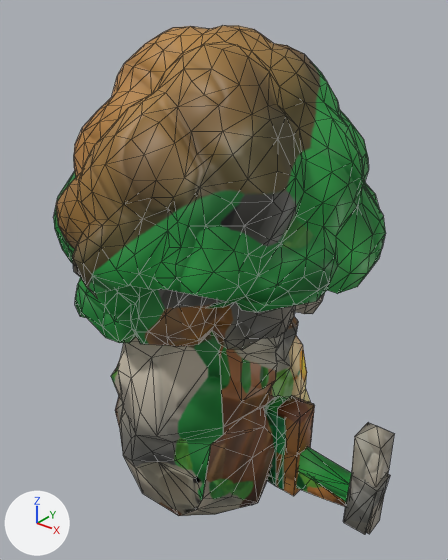
An edit to the Blender file source_files/props.blend, drawn before and after from the same camera.
Both versions are drawn from a 50 mm lens placed at (5.31, -6.33, 7.01), pointed at (0.34, -0.12, 3.16). Every picture has the same lights, and +X, +Y and +Z are marked at lower left. The first picture is the older version. Mesh edges are drawn as thin lines.

In view in the first picture: 'Fence_00', 'Fence_01', 'Fence_03', 'Rock_02', 'Tree_00', 'Tree_01' and 1 more.
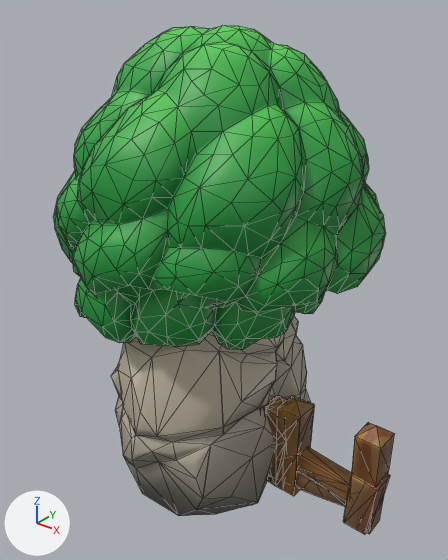
Boxes (x1, y1, x2, y2) around the edits, measured in the pictures (448 x 560 px; the box of a moved part takes in the faces that stretch with it):
part 1 of me_mesh_21, surface changed
    both: (264, 409, 390, 534)
part 2 of me_mesh_22, surface changed
    both: (258, 396, 394, 534)
part 3 of me_mesh_8, moved or reshaped
    before: (212, 418, 263, 444)
    after: (220, 338, 277, 354)
part 4 of me_mesh_8, moved or reshaped
    before: (220, 338, 277, 354)
    after: (212, 418, 263, 444)
part 5 of me_mesh_8, surface changed
    both: (111, 316, 311, 516)
part 6 of me_mesh_2, surface changed
    both: (54, 171, 324, 350)
part 7 of me_mesh_3, surface changed
    both: (56, 25, 384, 476)

Edits to the bpy script that builds the scene:
```text
Change me_mesh_21:
    where me_mesh_21.from_pydata(...)  # 114 vertices, 127 faces; spans x -0.41..3.03, y -0.29..0.16, z -0.03..1.42
    used by ob_fence_00; location = (0.0, 0.0, 0.0)
    me_mesh_21 part 1: texture (UV) coordinates of 127 of 127 faces, centred in x -0.41..3.02, y -0.28..0.16, z 0.0..1.41, changed; they spanned u 0.0..1.0, v 0.08..0.94 and now span u 0.04..0.7, v 0.17..0.93
Change me_mesh_22:
    where me_mesh_22.from_pydata(...)  # 114 vertices, 131 faces; spans x -0.15..3.0, y -0.33..0.19, z -0.03..1.74
    used by ob_fence_01; location = (0.0, 0.0, 0.0)
    me_mesh_22 part 2: texture (UV) coordinates of 131 of 131 faces, centred in x -0.14..2.99, y -0.31..0.19, z 0.03..1.64, changed; they spanned u 0.11..0.98, v 0.08..0.87 and now span u 0.2..0.78, v 0.41..0.98
Change me_mesh_8:
    where me_mesh_8.from_pydata(...)  # 297 vertices, 444 faces; spans x -1.48..1.41, y -1.72..1.68, z -0.49..3.55
    used by ob_rock_02; location = (0.0, 0.0, 0.0)
    me_mesh_8 part 3
    me_mesh_8.vertices[295].co: (0.99, -0.95, 1.25) -> (0.89, -0.82, 2.73)  # pixel (223, 434) -> not seen
    me_mesh_8 part 4
    me_mesh_8.vertices[296].co: (0.89, -0.82, 2.73) -> (0.99, -0.95, 1.25)  # not seen -> pixel (223, 434)
    me_mesh_8 part 5: 437 kept faces spanning x -1.48..1.41, y -1.72..1.68, z -0.49..3.55 get new texture (UV) coordinates
Change me_mesh_2:
    where me_mesh_2.from_pydata(...)  # 705 vertices, 1259 faces; spans x -2.06..1.68, y -1.95..1.98, z 0.07..5.66
    used by ob_tree_00; location = (0.0, 0.0, 0.0)
    me_mesh_2 part 6: texture (UV) coordinates of 1259 of 1259 faces, centred in x -2.04..1.66, y -1.94..1.94, z 0.1..5.66, changed; they spanned u 0.05..0.98, v 0.23..0.66 and now span u 0.0..0.65, v 0.0..0.72
Change me_mesh_3:
    where me_mesh_3.from_pydata(...)  # 863 vertices, 1532 faces; spans x -1.92..2.4, y -2.3..2.11, z 0.07..6.51
    used by ob_tree_01; location = (0.0, 0.0, 0.0)
    me_mesh_3 part 7: texture (UV) coordinates of 1532 of 1532 faces, centred in x -1.89..2.4, y -2.27..2.1, z 0.1..6.49, changed; they spanned u 0.0..0.67, v 0.0..0.95 and now span u 0.0..0.99, v 0.0..0.64
```
